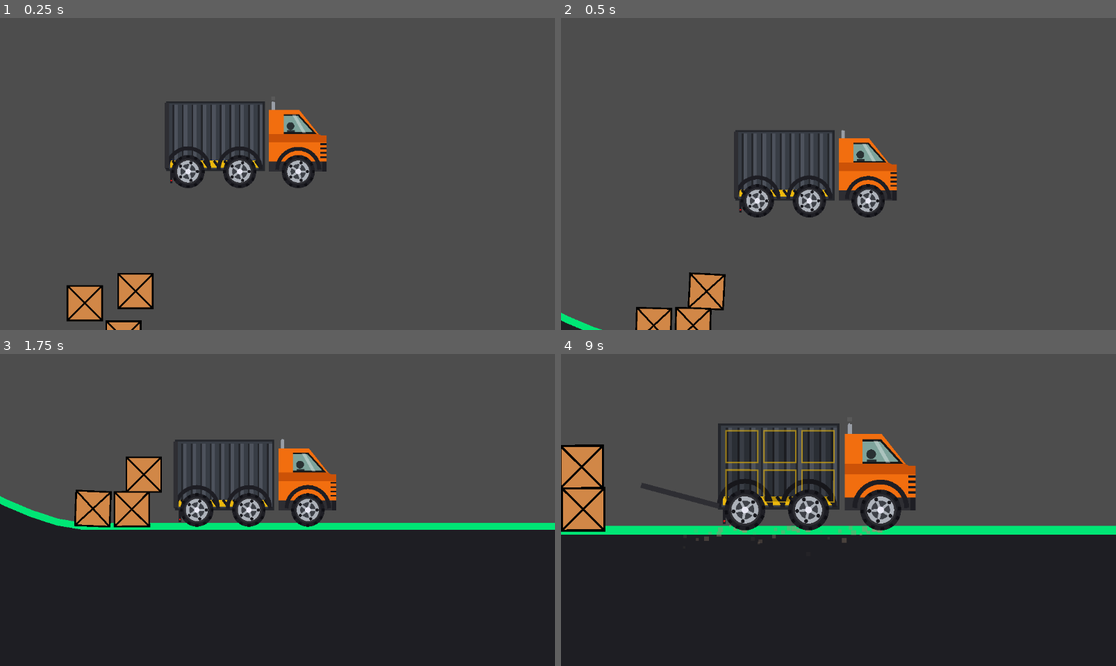
Above: before the commit, frames 1-4 (two rows, left to right).
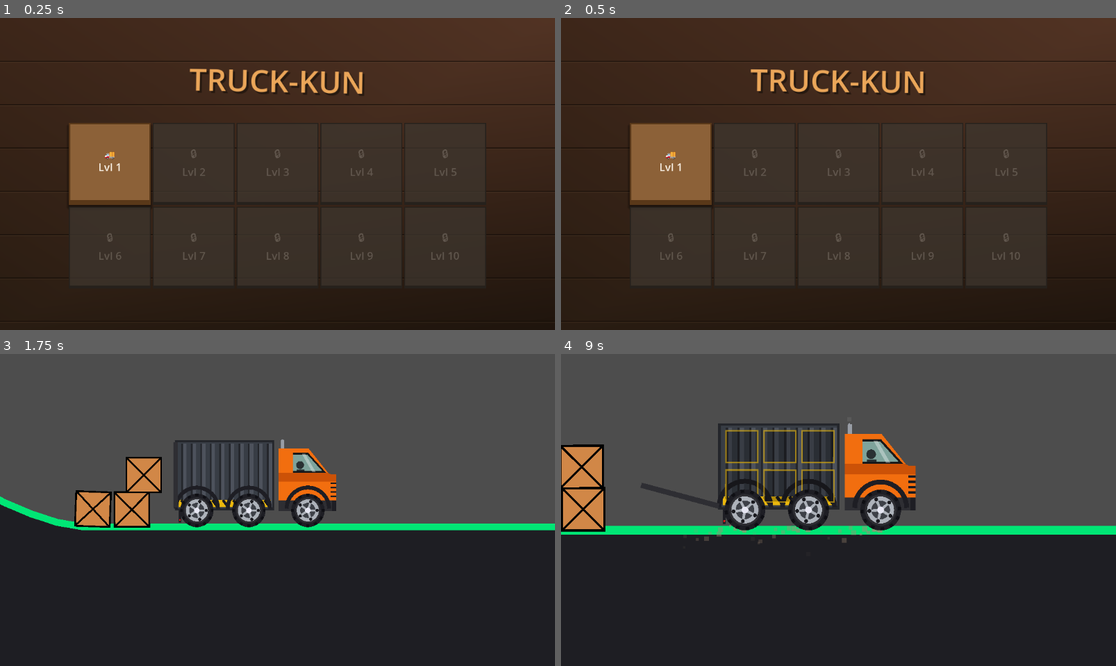
Above: after the commit, the same moments.

Repository: Addressmehari/truck-kun
Game: Godot game, scene res://menu.tscn
Two runs of this game, one before a commit and one after it. Both use one fixed random seed, a clock stepped at 60 frames per second and the inputs below. Before the commit the project starts from res://main.tscn.
Inputs (mouse positions are in pixels of both pictures, inside the frame that each line leads up to):
- Up to frame 1 (0.25 s): no input
- Up to frame 2 (0.5 s): no input
- Up to frame 3 (1.75 s): click (111, 500) at 0.5 s, where only the run after the commit has a clickable "🚚 Lvl 1"; tap Enter at 1.25 s; drag from (94, 510) to (333, 441) at 1.27 s
- Up to frame 4 (9 s): drag from (694, 510) to (810, 572) at 2.02 s; move the mouse to (705, 475) at 2.77 s; hold Right (ui_right) 2.78-3.5 s; tap E every 1.5 s from 2.85 to 8.85 s; click (705, 475) at 2.92 s; drag from (810, 572) to (672, 463) at 3.52 s; move the mouse to (1005, 556) at 4.27 s; hold Left (ui_left) 4.28-5 s; click (1005, 556) at 4.42 s; drag from (1093, 510) to (755, 432) at 5.02 s; move the mouse to (866, 510) at 5.77 s; hold Left (ui_left) 5.78-6.5 s; click (866, 510) at 5.92 s; drag from (755, 432) to (727, 525) at 6.52 s; move the mouse to (960, 494) at 7.27 s; hold Right (ui_right) 7.28-8 s; click (960, 494) at 7.42 s; drag from (727, 525) to (810, 572) at 8.02 s; move the mouse to (894, 441) at 8.77 s; hold Left (ui_left) from 8.78 s (still down); click (894, 441) at 8.92 s

The runs differ from the first frame. In frame 1, 99% of the frame differs, in the area x 0-100%, y 0-100%; in frame 2, 98%; in frame 3, 1.3%; in frame 4, less than 0.1%.

Commit message:
Added menu

Diff:
--- /dev/null
+++ b/menu.gd
@@ -0,0 +1,141 @@
+extends Control
+
+@onready var grid_container = $CenterContainer/VBoxContainer/GridContainer
+@onready var title_label = $CenterContainer/VBoxContainer/TitleLabel
+
+func _ready() -> void:
+	# Ensure fullscreen or correct window size
+	DisplayServer.window_set_mode(DisplayServer.WINDOW_MODE_FULLSCREEN)
+
+	# Style the title label with a carved wood / burnt look
+	title_label.add_theme_color_override("font_color", Color(0.92, 0.65, 0.35)) # Rich golden wood
+	title_label.add_theme_color_override("font_shadow_color", Color(0.12, 0.08, 0.05, 0.8)) # Espresso shadow
+	title_label.add_theme_constant_override("shadow_offset_x", 4)
+	title_label.add_theme_constant_override("shadow_offset_y", 4)
+
+	# Dynamically populate 10 level buttons
+	for i in range(1, 11):
+		var btn = Button.new()
+		btn.text = str(i)
+		btn.custom_minimum_size = Vector2(170, 170) # Bigger cell size
+		btn.focus_mode = Control.FOCUS_NONE
+
+		# Level 1 is unlocked, others are locked
+		var is_locked = (i > 1)
+		create_button_styles(btn, is_locked)
+
+		grid_container.add_child(btn)
+
+		# Connect signals for active button
+		if not is_locked:
+			btn.pressed.connect(_on_level_pressed.bind(i))
+			btn.mouse_entered.connect(_on_button_mouse_entered.bind(btn))
+			btn.mouse_exited.connect(_on_button_mouse_exited.bind(btn))
+
+func _process(_delta: float) -> void:
+	# Gentle swaying rotation for the title label
+	if is_instance_valid(title_label):
+		title_label.pivot_offset = title_label.size / 2.0
+		title_label.rotation = sin(Time.get_ticks_msec() * 0.0025) * 0.02
+
+func _draw() -> void:
+	var size_rect = get_viewport_rect().size
+
+	# 1. Draw a rich warm wood gradient background
+	var points = PackedVector2Array([
+		Vector2(0, 0),
+		Vector2(size_rect.x, 0),
+		Vector2(size_rect.x, size_rect.y),
+		Vector2(0, size_rect.y)
+	])
+	var colors = PackedColorArray([
+		Color(0.24, 0.15, 0.10),  # Dark Mahogany
+		Color(0.32, 0.20, 0.14),  # Warm Walnut
+		Color(0.12, 0.08, 0.05),  # Espresso
+		Color(0.16, 0.11, 0.07)   # Deep Cedar
+	])
+	draw_polygon(points, colors)
+
+	# 2. Draw horizontal wood planks/boards lines
+	var board_height = 90.0
+	var y_pos = board_height
+	while y_pos < size_rect.y:
+		# Dark shadow crease
+		draw_line(Vector2(0, y_pos), Vector2(size_rect.x, y_pos), Color(0.08, 0.05, 0.03, 0.75), 2.0)
+		# Warm light highlight below it
+		draw_line(Vector2(0, y_pos + 2), Vector2(size_rect.x, y_pos + 2), Color(0.45, 0.35, 0.25, 0.15), 1.5)
+		y_pos += board_height
+
+func _on_level_pressed(level_num: int) -> void:
+	if level_num == 1:
+		get_tree().change_scene_to_file("res://main.tscn")
+
+func _on_button_mouse_entered(btn: Button) -> void:
+	btn.pivot_offset = btn.size / 2.0
+	var tween = create_tween()
+	tween.tween_property(btn, "scale", Vector2(1.1, 1.1), 0.1).set_trans(Tween.TRANS_SINE)
+
+func _on_button_mouse_exited(btn: Button) -> void:
+	btn.pivot_offset = btn.size / 2.0
+	var tween = create_tween()
+	tween.tween_property(btn, "scale", Vector2(1.0, 1.0), 0.1).set_trans(Tween.TRANS_SINE)
+
+func create_button_styles(btn: Button, is_locked: bool):
+	# Base StyleBox with sharp edges (0 corner radius)
+	var style_normal = StyleBoxFlat.new()
+	style_normal.corner_radius_top_left = 0
+	style_normal.corner_radius_top_right = 0
+	style_normal.corner_radius_bottom_left = 0
+	style_normal.corner_radius_bottom_right = 0
+
+	if is_locked:
+		# Weathered, grey-brown locked wood
+		style_normal.bg_color = Color(0.24, 0.21, 0.18, 0.75)
+		style_normal.border_color = Color(0.15, 0.13, 0.11)
+		style_normal.border_width_left = 2
+		style_normal.border_width_top = 2
+		style_normal.border_width_right = 2
+		style_normal.border_width_bottom = 6 # 3D flat base
+
+		btn.add_theme_stylebox_override("normal", style_normal)
+		btn.add_theme_stylebox_override("disabled", style_normal)
+		btn.disabled = true
+		btn.text = "🔒\nLvl " + btn.text
+		btn.add_theme_color_override("font_disabled_color", Color(0.48, 0.44, 0.4, 0.6))
+		btn.add_theme_font_size_override("font_size", 22)
+	else:
+		# Rich Oak wood
+		style_normal.bg_color = Color(0.55, 0.38, 0.22)
+		style_normal.border_color = Color(0.35, 0.22, 0.1) # Dark brown bevel
+		style_normal.border_width_left = 3
+		style_normal.border_width_top = 3
+		style_normal.border_width_right = 3
+		style_normal.border_width_bottom = 10 # 3D extruded bottom face
+
+		# Drop shadow
+		style_normal.shadow_color = Color(0, 0, 0, 0.4)
+		style_normal.shadow_size = 6
+		style_normal.shadow_offset = Vector2(0, 6)
+
+		# Hover (brighter golden pine wood)
+		var style_hover = style_normal.duplicate()
+		style_hover.bg_color = Color(0.65, 0.46, 0.28)
+		style_hover.border_color = Color(0.45, 0.28, 0.15)
+		style_hover.border_width_bottom = 12
+		style_hover.shadow_size = 12
+
+		# Pressed (pushed down block)
+		var style_pressed = style_normal.duplicate()
+		style_pressed.bg_color = Color(0.42, 0.28, 0.15)
+		style_pressed.border_width_bottom = 3
+		style_pressed.shadow_size = 2
+		style_pressed.shadow_offset = Vector2(0, 2)
+
+		btn.add_theme_stylebox_override("normal", style_normal)
+		btn.add_theme_stylebox_override("hover", style_hover)
+		btn.add_theme_stylebox_override("pressed", style_pressed)
+
+		btn.text = "🚚\nLvl " + btn.text
+		btn.add_theme_color_override("font_color", Color(0.98, 0.95, 0.9)) # Cream text
+		btn.add_theme_color_override("font_hover_color", Color(1.0, 0.98, 0.95))
+		btn.add_theme_font_size_override("font_size", 22)
--- /dev/null
+++ b/menu.tscn
@@ -0,0 +1,38 @@
+[gd_scene load_steps=2 format=3]
+
+[ext_resource type="Script" path="res://menu.gd" id="1_menu_gd"]
+
+[node name="Menu" type="Control"]
+layout_mode = 3
+anchors_preset = 15
+anchor_right = 1.0
+anchor_bottom = 1.0
+grow_horizontal = 2
+grow_vertical = 2
+script = ExtResource("1_menu_gd")
+
+[node name="CenterContainer" type="CenterContainer" parent="."]
+layout_mode = 1
+anchors_preset = 15
+anchor_right = 1.0
+anchor_bottom = 1.0
+grow_horizontal = 2
+grow_vertical = 2
+
+[node name="VBoxContainer" type="VBoxContainer" parent="CenterContainer"]
+layout_mode = 2
+theme_override_constants/separation = 45
+alignment = 1
+
+[node name="TitleLabel" type="Label" parent="CenterContainer/VBoxContainer"]
+layout_mode = 2
+theme_override_font_sizes/font_size = 64
+text = "TRUCK-KUN"
+horizontal_alignment = 1
+vertical_alignment = 1
+
+[node name="GridContainer" type="GridContainer" parent="CenterContainer/VBoxContainer"]
+layout_mode = 2
+theme_override_constants/horizontal_separation = 25
+theme_override_constants/vertical_separation = 25
+columns = 5
--- a/project.godot
+++ b/project.godot
@@ -11,7 +11,7 @@
 [application]
 
 config/name="truck-kun"
-run/main_scene="uid://bcg1yj1wjk1uu"
+run/main_scene="res://menu.tscn"
 config/features=PackedStringArray("4.5", "GL Compatibility")
 
 [display]
Not shown, added: menu.gd.uid
